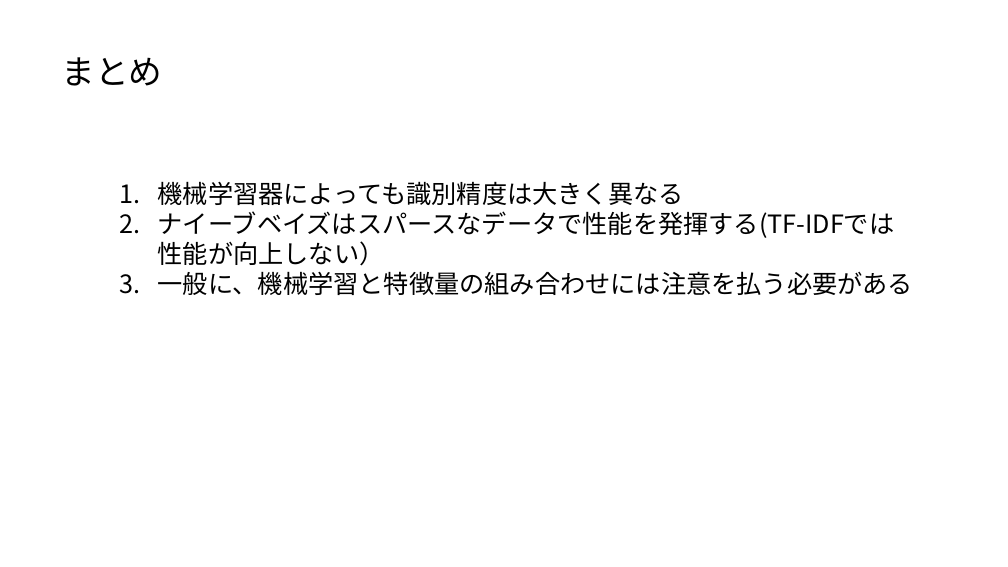
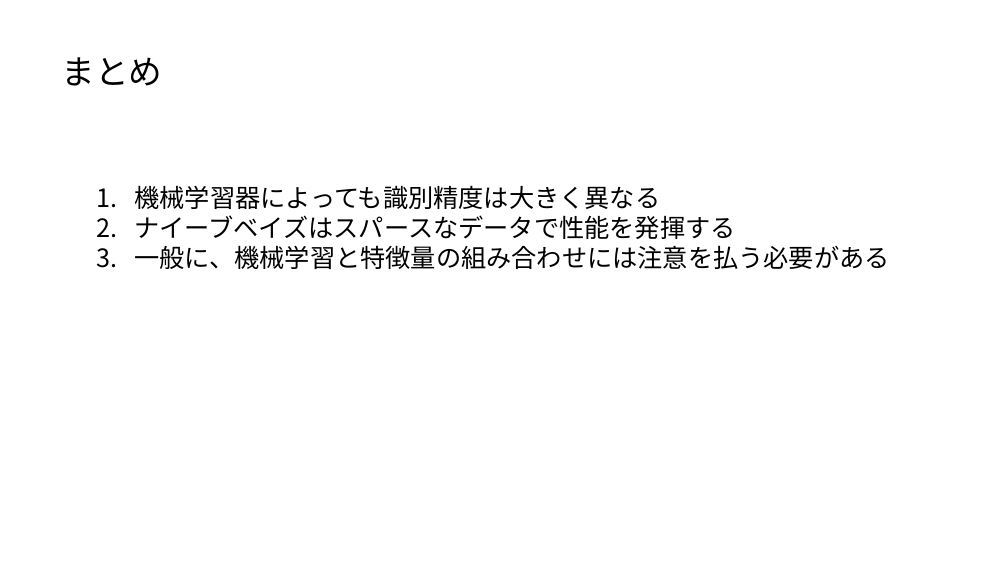
Before and after one commit to ueharaLab/NLP5_probabilistic-classifier, a slide deck: slide 23 of NLP_5 probabilistc classifier.pptx. Drawn at 1008x567 pixels with LibreOffice and Linux fonts; fonts in the diff are those of the drawing. Boxes give left, top, right and bottom in pixels: in the first picture for what was removed or moved away, otherwise in the second. Text is boxed around its words. In the diff, an @@ line names an element or a change of style, - is before the commit and + after.

```diff
--- a/NLP_5 probabilistc classifier.pptx
+++ b/NLP_5 probabilistc classifier.pptx
@@ text "機械学習器によっても識別精度は大きく異なる": place and size @@
-text "機械学習器によっても識別精度は大きく異なる" at bbox=[158, 181, 913, 295]
+text "機械学習器によっても識別精度は大きく異なる" at bbox=[134, 185, 889, 269]
@@ text at bbox=[134, 215, 735, 239]: text changed @@
-2. ナイーブベイズはスパースなデータで性能を発揮する(TF-IDFでは性能が向上しない）
+2. ナイーブベイズはスパースなデータで性能を発揮する
```
Also in this commit, not shown: 3 other slides changed, 5 other files.
